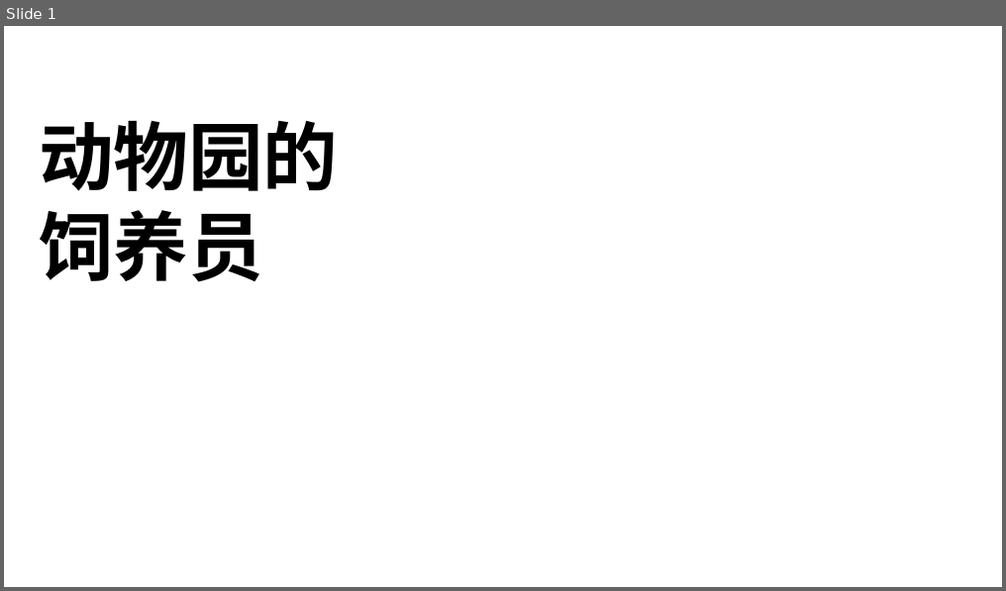
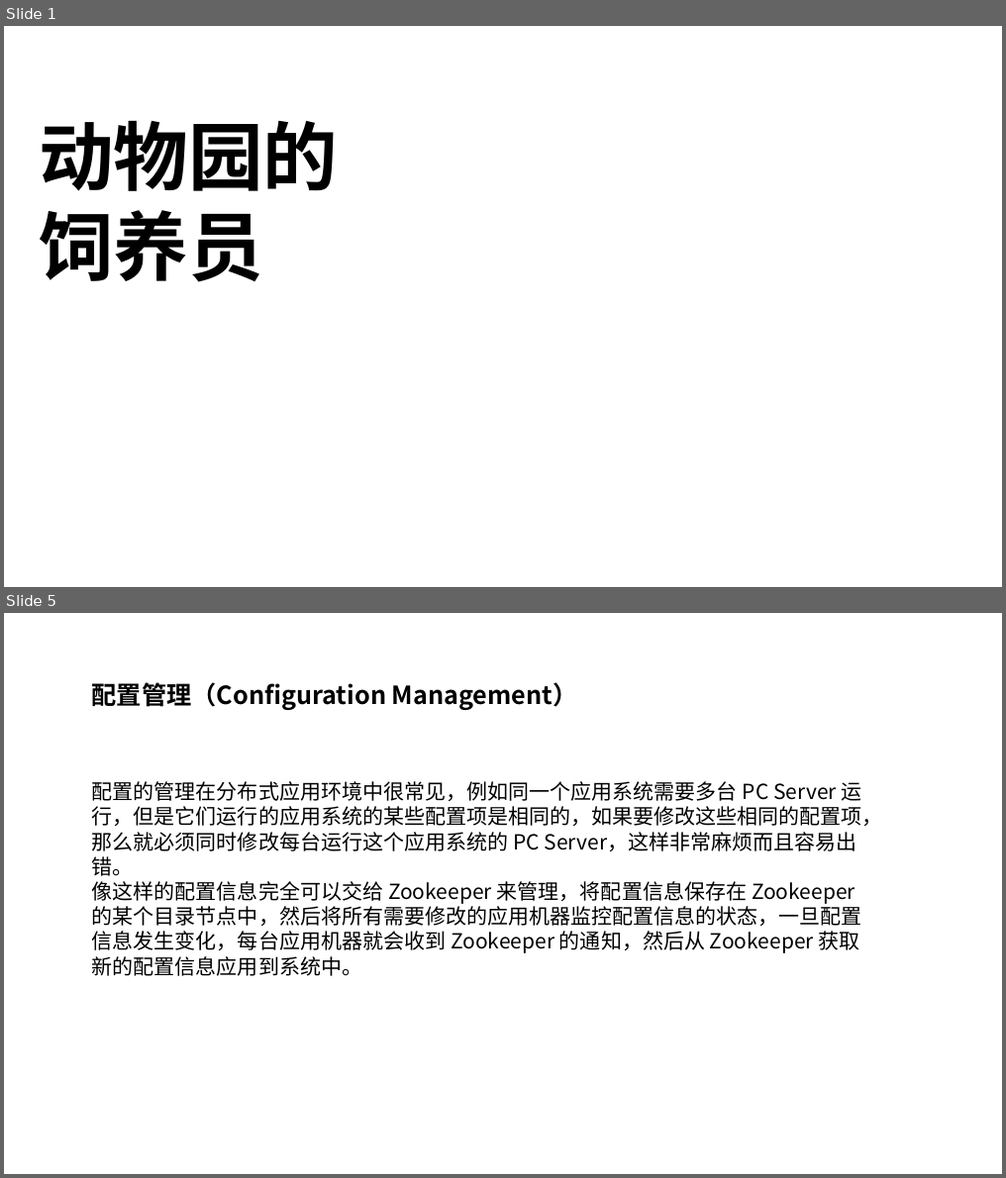
Before and after one commit to happyfucheng/JavaStudy, a slide deck: doc/zookeeper/zookeeper.pptx. Shown one above the other, each under a label of ours: slide 1 before the commit, slides 1 and 5 after it; the slides between them are not shown. The pictures are 1006x591 and 1006x1178 pixels, drawn with LibreOffice and Linux fonts; fonts in the diff are those of the drawing; background and template pictures are left out. Boxes give left, top, right and bottom in pixels: in the first picture for what was removed or moved away, otherwise in the second. Text is boxed around its words. In the diff, an @@ line names an element or a change of style, - is before the commit and + after.

```diff
--- a/doc/zookeeper/zookeeper.pptx
+++ b/doc/zookeeper/zookeeper.pptx
@@ slide 5 added at [4, 613, 1002, 1174], background picture (left out) @@
@@ text added at [92, 682, 883, 976], 20 pt, text #000000 @@
+配置管理（Configuration Management）
+配置的管理在分布式应用环境中很常见，例如同一个应用系统需要多台 PC Server 运行，但是它们运行的应用系统的某些配置项是相同的，如果要修改这些相同的配置项，那么就必须同时修改每台运行这个应用系统的 PC Server，这样非常麻烦而且容易出错。
+像这样的配置信息完全可以交给 Zookeeper 来管理，将配置信息保存在 Zookeeper 的某个目录节点中，然后将所有需要修改的应用机器监控配置信息的状态，一旦配置信息发生变化，每台应用机器就会收到 Zookeeper 的通知，然后从 Zookeeper 获取新的配置信息应用到系统中。
```
Also in this commit, not shown: 6 slides changed, 5 other slides added, 3 slides removed, 46 other files.
